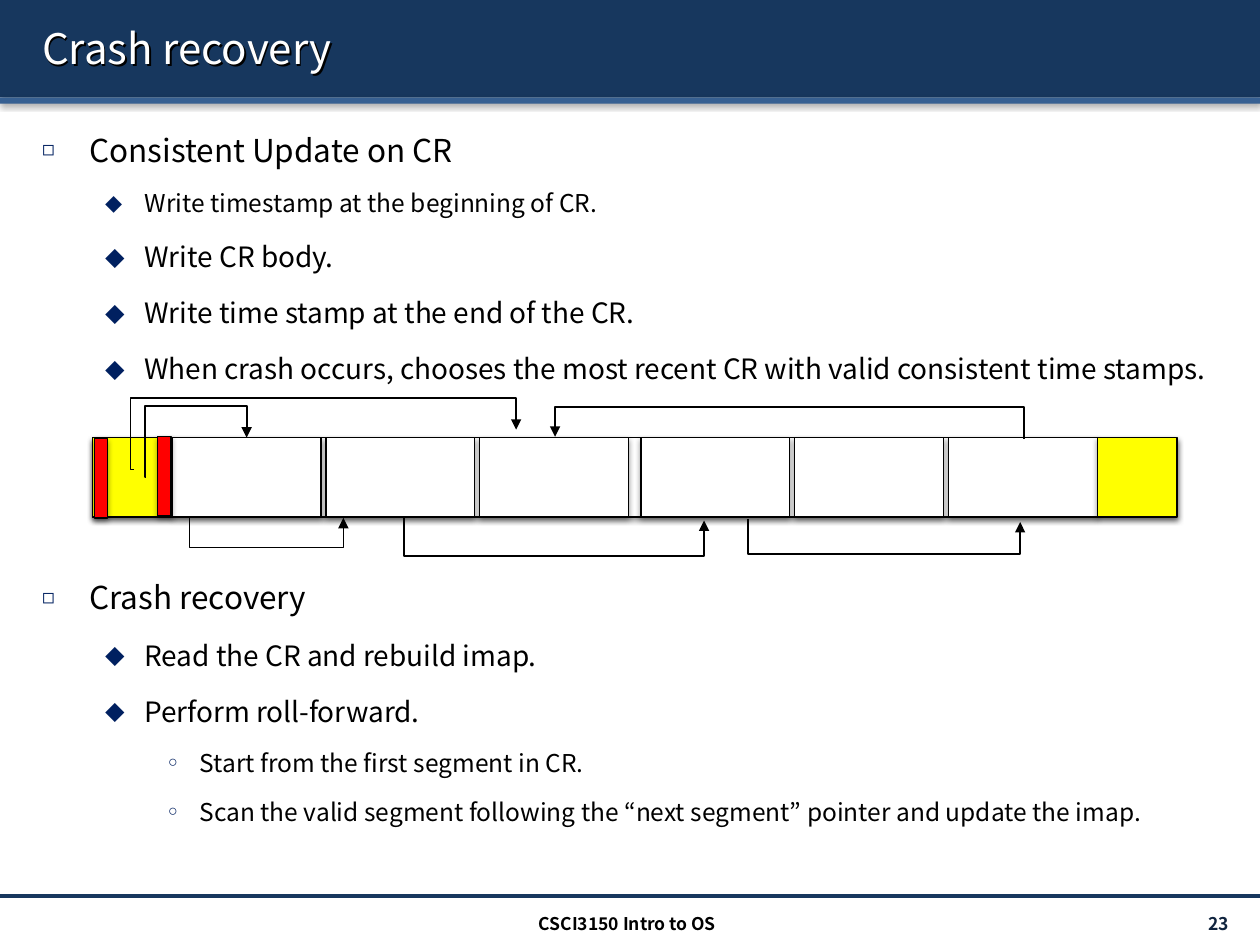
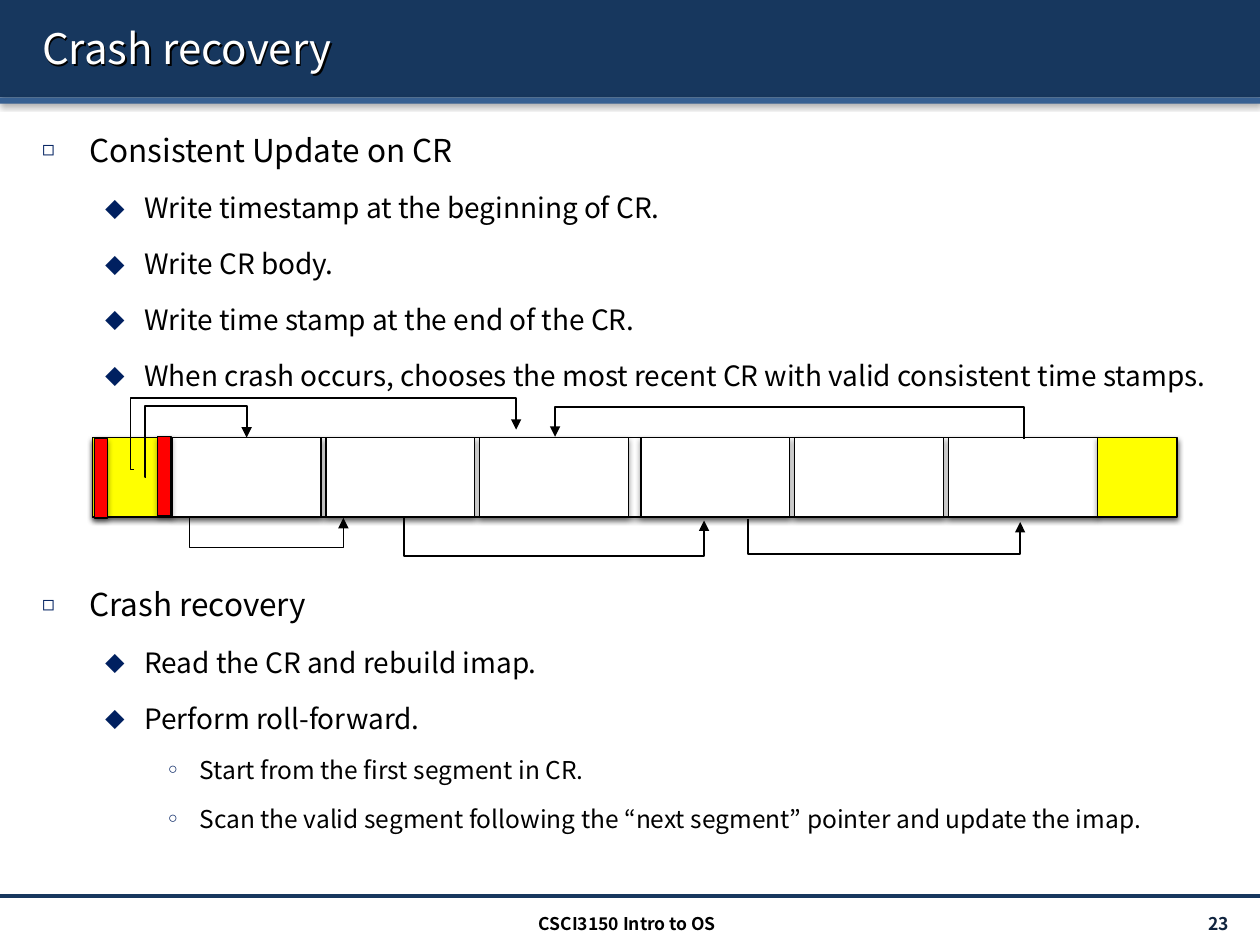
Before and after one commit to henryhxu/CSCI3150, a slide deck: slide 23 of lecture/lec15_lfs.pptx. Drawn at 1260x945 pixels with LibreOffice and Linux fonts; fonts in the diff are those of the drawing. Boxes give left, top, right and bottom in pixels: in the first picture for what was removed or moved away, otherwise in the second. Text is boxed around its words. In the diff, an @@ line names an element or a change of style, - is before the commit and + after.

```diff
--- a/lecture/lec15_lfs.pptx
+++ b/lecture/lec15_lfs.pptx
@@ text at [145, 195, 659, 225]: size 14 to 16 pt in "Write timestamp at the beginning of CR." @@
```
Also in this commit, not shown: 3 other slides changed, 1 other file.
